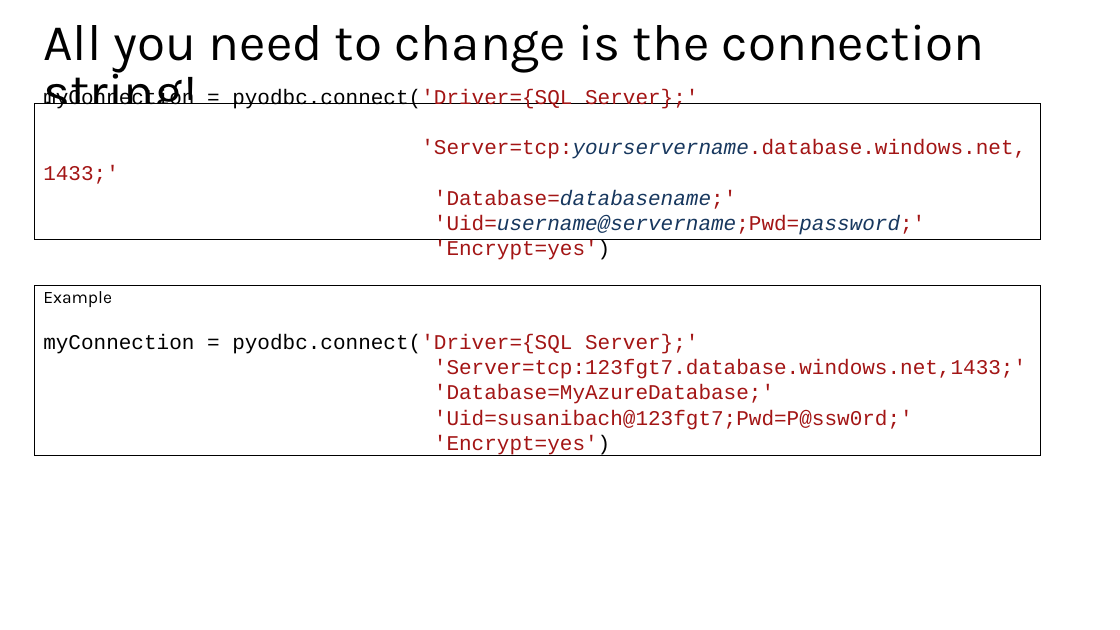
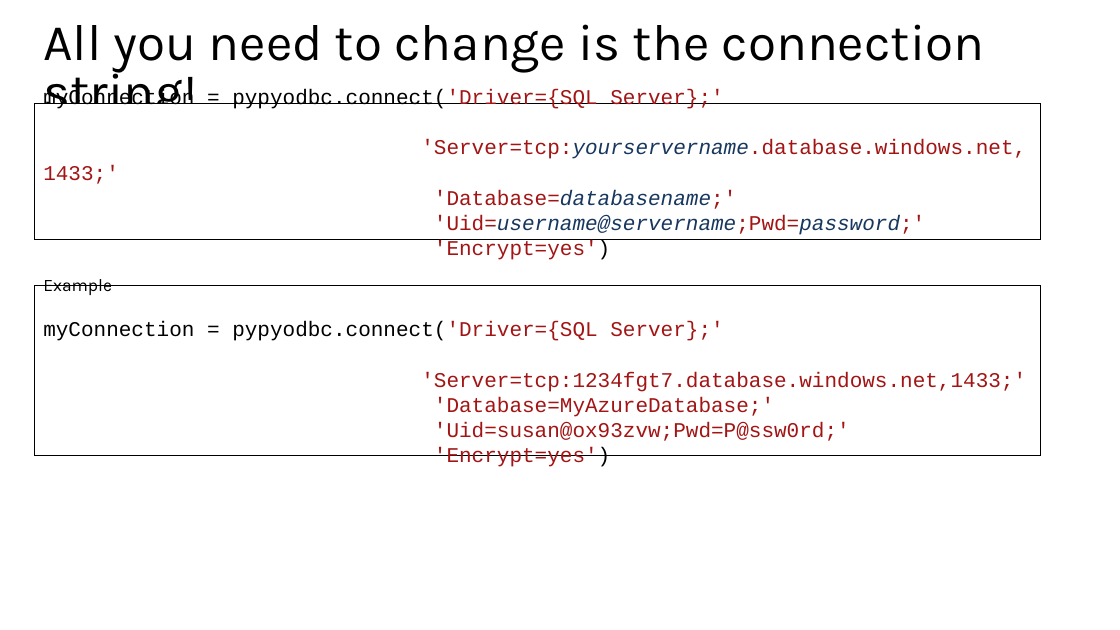
Before and after one commit to mkscala/AdvancedFlask, a slide deck: slide 30 of Slides/Module 4 - Python to databases.pptx (slide 36 before the commit). Drawn at 1120x630 pixels with LibreOffice and Linux fonts; fonts in the diff are those of the drawing. Boxes give left, top, right and bottom in pixels: in the first picture for what was removed or moved away, otherwise in the second. Text is boxed around its words. In the diff, an @@ line names an element or a change of style, - is before the commit and + after.

```diff
--- a/Slides/Module 4 - Python to databases.pptx
+++ b/Slides/Module 4 - Python to databases.pptx
@@ text in rectangle at bbox=[43, 89, 723, 109]: text changed @@
-myConnection = pyodbc.connect('Driver={SQL Server};'
+myConnection = pypyodbc.connect('Driver={SQL Server};'
@@ text at bbox=[43, 321, 1026, 392]: text changed @@
-myConnection = pyodbc.connect('Driver={SQL Server};'
-'Server=tcp:123fgt7.database.windows.net,1433;'
+myConnection = pypyodbc.connect('Driver={SQL Server};'
+'Server=tcp:1234fgt7.database.windows.net,1433;'
@@ text at bbox=[434, 422, 850, 441]: text changed @@
-'Uid=susanibach@123fgt7;Pwd=P@ssw0rd;'
+'Uid=susan@ox93zvw;Pwd=P@ssw0rd;'
```
Also in this commit, not shown: 6 other slides changed, 6 slides removed.
